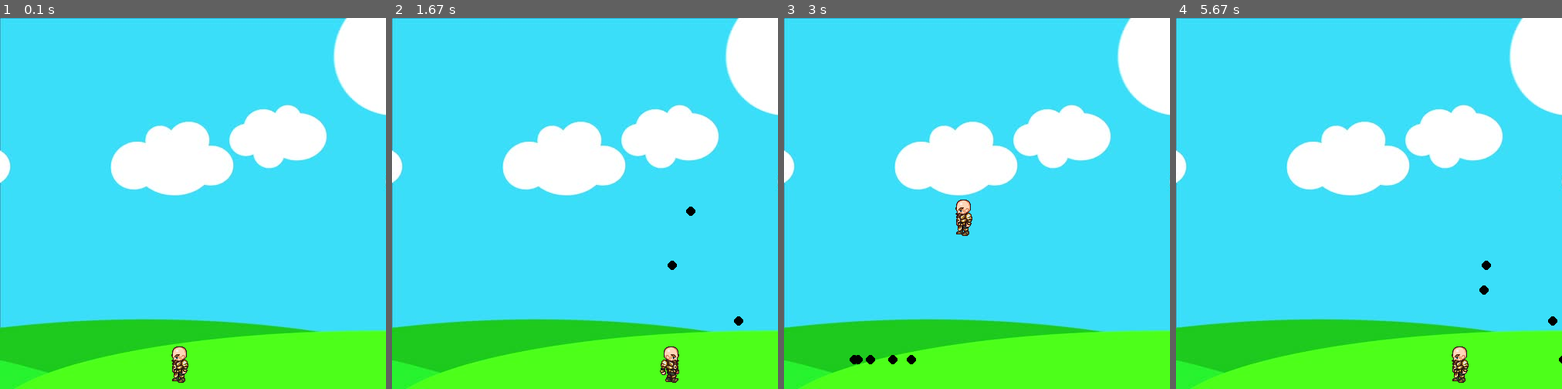
Above: before the commit, frames 1-4 (left to right).
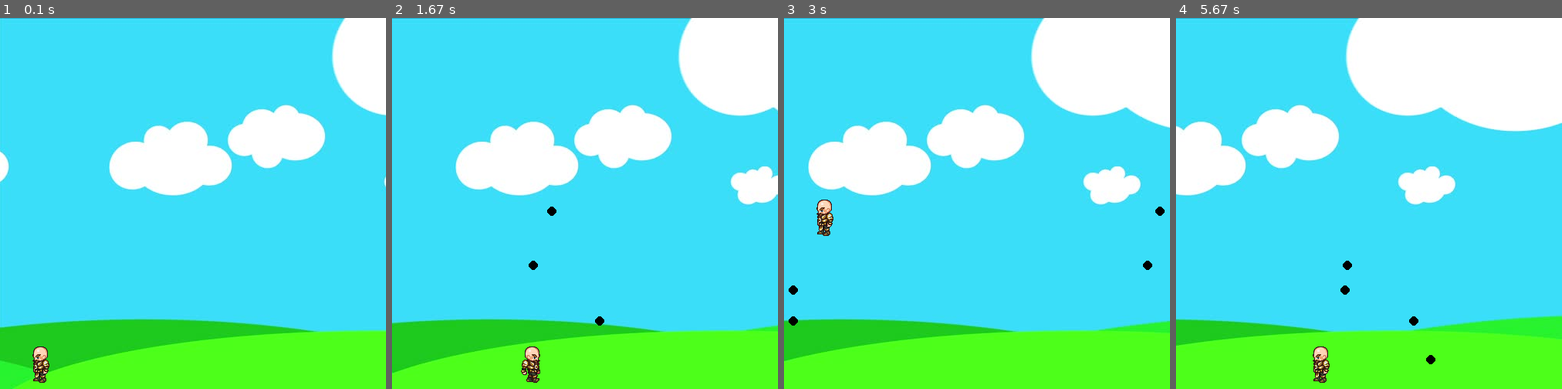
Above: after the commit, the same moments.

Repository: JonathanWang18/2DPythonGame
Game: pygame game, started from pygametest2/pygametest.py
Same seed, same stepped clock (60 frames per second), same inputs: the game is played once before the commit and once after it.
Inputs:
- Up to frame 1 (0.1 s): no input
- Up to frame 2 (1.67 s): hold Right 0.33-0.8 s; hold Up 0.83-1.13 s; tap Space at 0.9, 1.23, 1.53 s; hold Right 1.17-1.63 s
- Up to frame 3 (3 s): hold Left 1.67-2.2 s; tap Space at 1.73, 2.03, 2.3, 2.6, 2.73 s; hold Left 2.23-2.63 s; hold Up from 2.67 s (still down)
- Up to frame 4 (5.67 s): release Up at 3.03 s; hold Right 3.07-3.7 s; tap Space at 3.13, 3.43, 3.8, 4.1, 4.3, 4.6, 4.8, 5.13, 5.43, 5.63 s; hold Left 3.73-4.2 s; hold Right 4.23-4.7 s; hold Up 4.73-5.03 s; hold Right 5.07-5.53 s; hold Left from 5.57 s (still down)

The runs differ from the first frame. In frame 1, 2.2% of the frame differs, in the area x 0-100%, y 0-99%; in frame 2, 16%; in frame 3, 23%; in frame 4, 32%, in the area x 0-100%, y 0-100%.

Commit message:
Implemented Side Scrolling

Diff:
--- a/pygametest2/pygametest.py
+++ b/pygametest2/pygametest.py
@@ -12,7 +12,11 @@
 walkLeft = [pygame.image.load('Images/L1.png'), pygame.image.load('Images/L2.png'), pygame.image.load('Images/L3.png'),
             pygame.image.load('Images/L4.png'), pygame.image.load('Images/L5.png'), pygame.image.load('Images/L6.png'),
             pygame.image.load('Images/L7.png'), pygame.image.load('Images/L8.png'), pygame.image.load('Images/L9.png')]
-bg = pygame.image.load('bg.jpg')
+bg = pygame.image.load('bg.jpg').convert()
+bgx = 0
+bgx2 = bg.get_width()
+
+
 char = pygame.image.load('Images/standing.png')
 
 clock = pygame.time.Clock()
@@ -24,7 +28,7 @@
         self.y = y
         self.width = width
         self.height = height
-        self.vel = 5
+        self.vel = 0
         self.isJump = False
         self.left = False
         self.right = False
@@ -64,7 +68,8 @@
 
 
 def redrawGameWindow():
-    win.blit(bg, (0, 0))
+    win.blit(bg, (bgx, 0))
+    win.blit(bg, (bgx2,0))
     man.draw(win)
     for bullet in bullets:
         bullet.draw(win)
@@ -73,12 +78,17 @@
 
 
 # mainloop
-man = player(200, 410, 64, 64)
+man = player(20, 410, 64, 64)
 bullets = []
 run = True
 while run:
     clock.tick(27)
-
+    bgx -= 1.4
+    bgx2 -= 1.4
+    if bgx < bg.get_width() * -1:
+        bgx = bg.get_width()
+    if bgx2 < bg.get_width() * -1:
+        bgx2 = bg.get_width()
     for event in pygame.event.get():
         if event.type == pygame.QUIT:
             run = False
@@ -101,19 +111,20 @@
             bullets.append(
                 projectile(round(man.x + man.width // 2), round(man.y + man.height // 2), 6, (0, 0, 0), facing))
 
-    if keys[pygame.K_LEFT] and man.x > man.vel:
-        man.x -= man.vel
+    if keys[pygame.K_LEFT]:
+        man.vel = -5
         man.left = True
         man.right = False
         man.standing = False
-    elif keys[pygame.K_RIGHT] and man.x < 500 - man.width - man.vel:
-        man.x += man.vel
+    elif keys[pygame.K_RIGHT]:
+        man.vel = 5
         man.right = True
         man.left = False
         man.standing = False
     else:
         man.standing = True
         man.walkCount = 0
+        man.vel = 0
 
     if not (man.isJump):
         if keys[pygame.K_UP]:
@@ -129,6 +140,7 @@
         else:
             man.isJump = False
             man.jumpCount = 10
+    man.x += man.vel
 
     redrawGameWindow()
 
